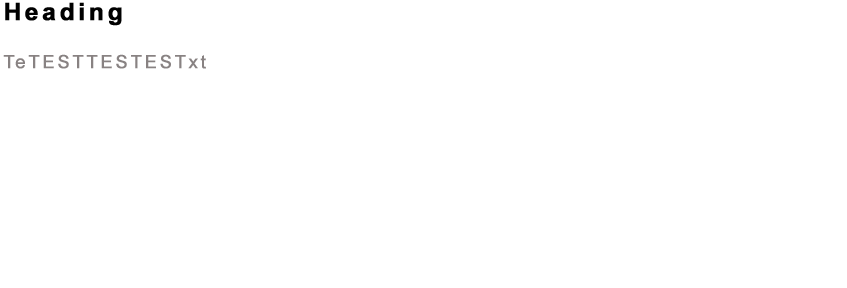
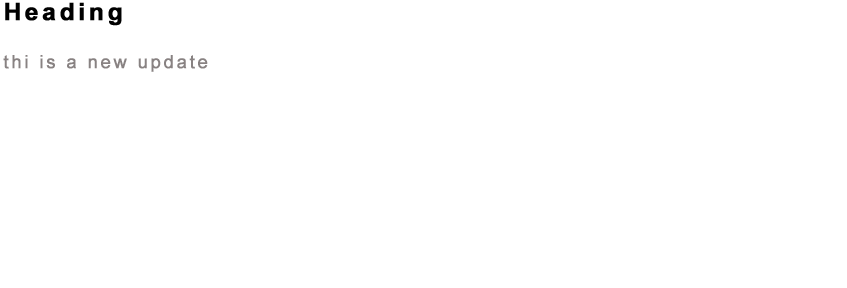
Comparing the layer stacks of the two (847, 288) images. Changes:
renamed "Heading TeTESTTESTESTxt" to "Heading thi is a new update", painted on it over [left=3, top=54, right=208, bottom=72]
